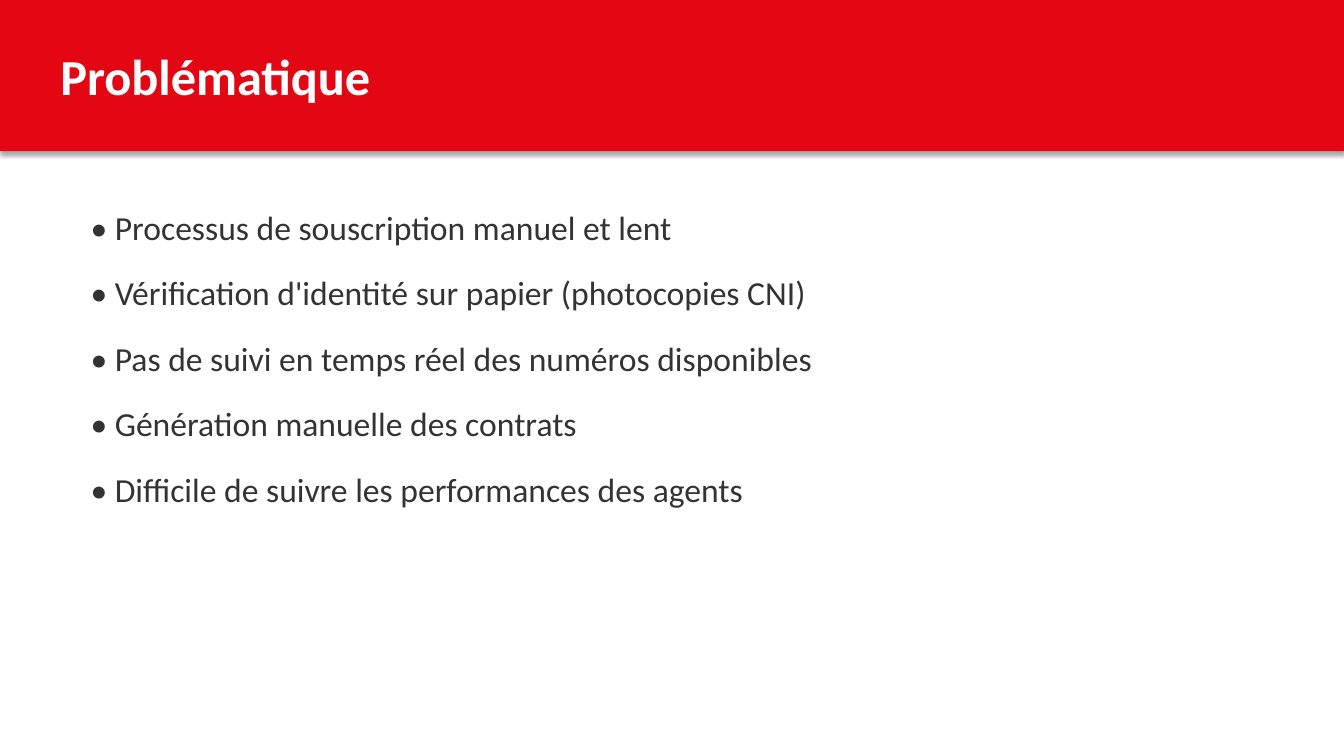
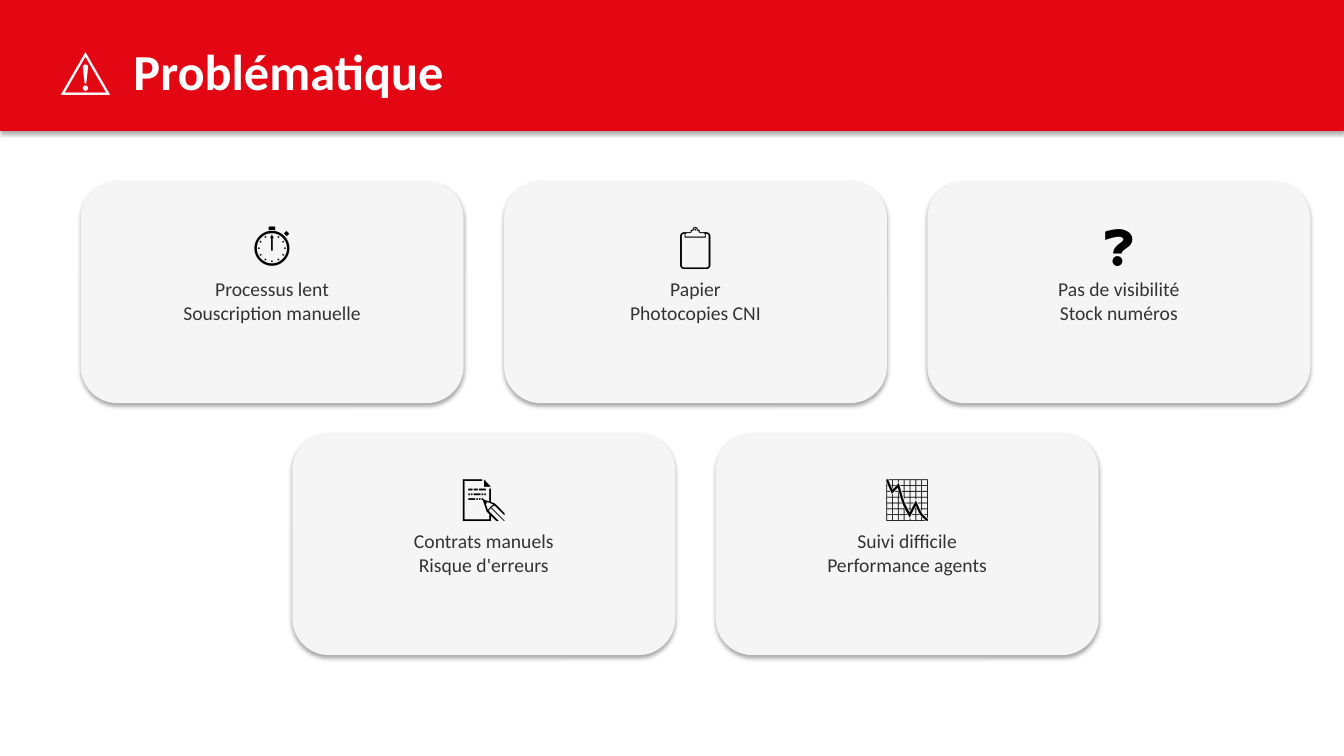
Before and after one commit to Zidoun-Abdou/Djezzy-POS, a slide deck: slide 2 of Djezzy_POS_Presentation.pptx. Drawn at 1344x756 pixels with LibreOffice and Linux fonts; fonts in the diff are those of the drawing. Boxes give left, top, right and bottom in pixels: in the first picture for what was removed or moved away, otherwise in the second. Text is boxed around its words. In the diff, an @@ line names an element or a change of style, - is before the commit and + after.

```diff
--- a/Djezzy_POS_Presentation.pptx
+++ b/Djezzy_POS_Presentation.pptx
@@ rectangle: place and size @@
-rectangle at box(0, 0, 1344, 151)
+rectangle at box(0, 0, 1344, 131)
@@ text at box(133, 54, 443, 98): text changed @@
-Problématique
+⚠️ Problématique
@@ rounded rectangle added at box(81, 181, 464, 403), fill #F5F5F5 @@
@@ rounded rectangle added at box(504, 181, 887, 403), fill #F5F5F5 @@
@@ rounded rectangle added at box(928, 181, 1311, 403), fill #F5F5F5 @@
@@ text added at box(81, 212, 464, 272), 32 pt, text #000000 @@
+⏱️
@@ text removed at box(115, 216, 811, 508) @@
-• Processus de souscription manuel et lent
-• Vérification d'identité sur papier (photocopies CNI)
-• Pas de suivi en temps réel des numéros disponibles
-• Génération manuelle des contrats
-• Difficile de suivre les performances des agents
@@ text added at box(504, 212, 887, 272), 32 pt, text #000000 @@
+📋
@@ text added at box(928, 212, 1311, 272), 32 pt, text #000000 @@
+❓
@@ text added at box(183, 282, 360, 323), 14 pt, text #333333 @@
+Processus lent
+Souscription manuelle
@@ text added at box(630, 282, 761, 323), 14 pt, text #333333 @@
+Papier
+Photocopies CNI
@@ text added at box(1058, 282, 1179, 320), 14 pt, text #333333 @@
+Pas de visibilité
+Stock numéros
@@ rounded rectangle added at box(292, 434, 676, 655), fill #F5F5F5 @@
@@ rounded rectangle added at box(716, 434, 1099, 655), fill #F5F5F5 @@
@@ text added at box(292, 464, 676, 524), 32 pt, text #000000 @@
+📝
@@ text added at box(716, 464, 1099, 524), 32 pt, text #000000 @@
+📉
@@ text added at box(414, 534, 554, 575), 14 pt, text #333333 @@
+Contrats manuels
+Risque d'erreurs
@@ text added at box(827, 534, 987, 576), 14 pt, text #333333 @@
+Suivi difficile
+Performance agents
```
Also in this commit, not shown: 4 other slides changed, 1 slide added, 1 slide removed.
